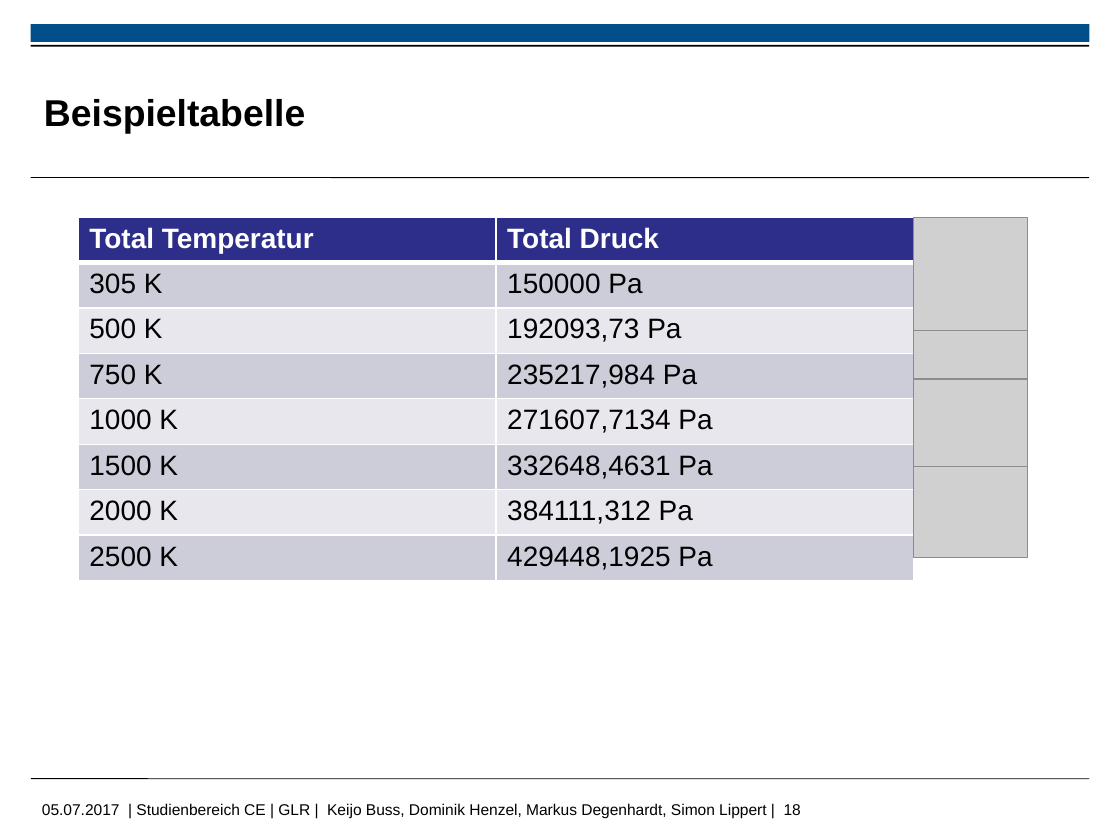
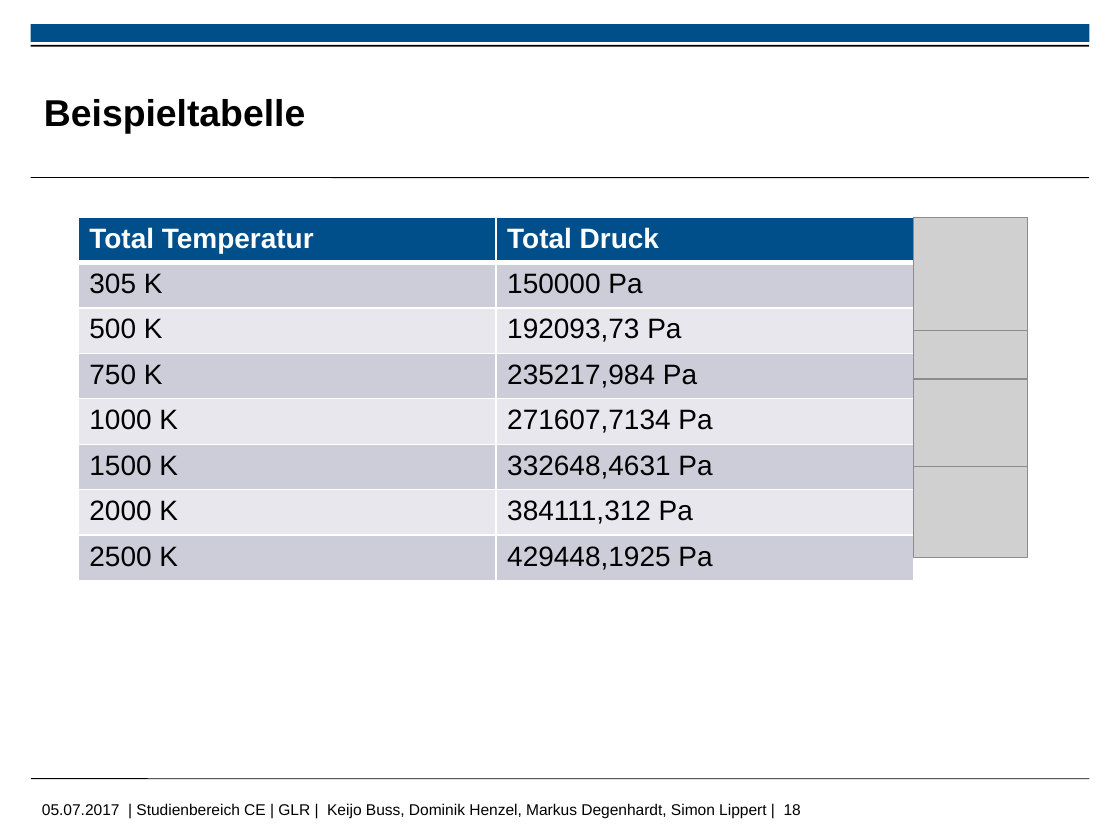
Before and after one commit to MDegenhardt/AusarbeitungADP, a slide deck: slide 18 of Präsentation/Abschluss_Präsentation.pptx. Drawn at 1120x840 pixels with LibreOffice and Linux fonts; fonts in the diff are those of the drawing; grey boxes stand for pictures; background and template pictures are left out. Boxes give left, top, right and bottom in pixels: in the first picture for what was removed or moved away, otherwise in the second. Text is boxed around its words. In the diff, an @@ line names an element or a change of style, - is before the commit and + after.

```diff
--- a/Präsentation/Abschluss_Präsentation.pptx
+++ b/Präsentation/Abschluss_Präsentation.pptx
@@ table at box(78, 217, 914, 580) @@
@@ fill #2D2D8A to #004E8A in row 1 @@
```
Also in this commit, not shown: 1 other file.
